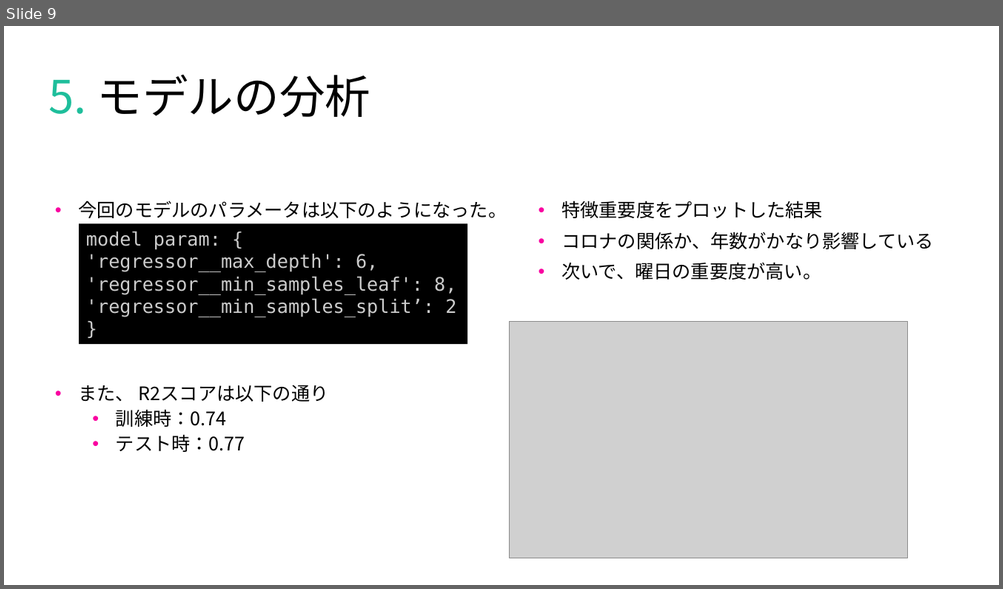
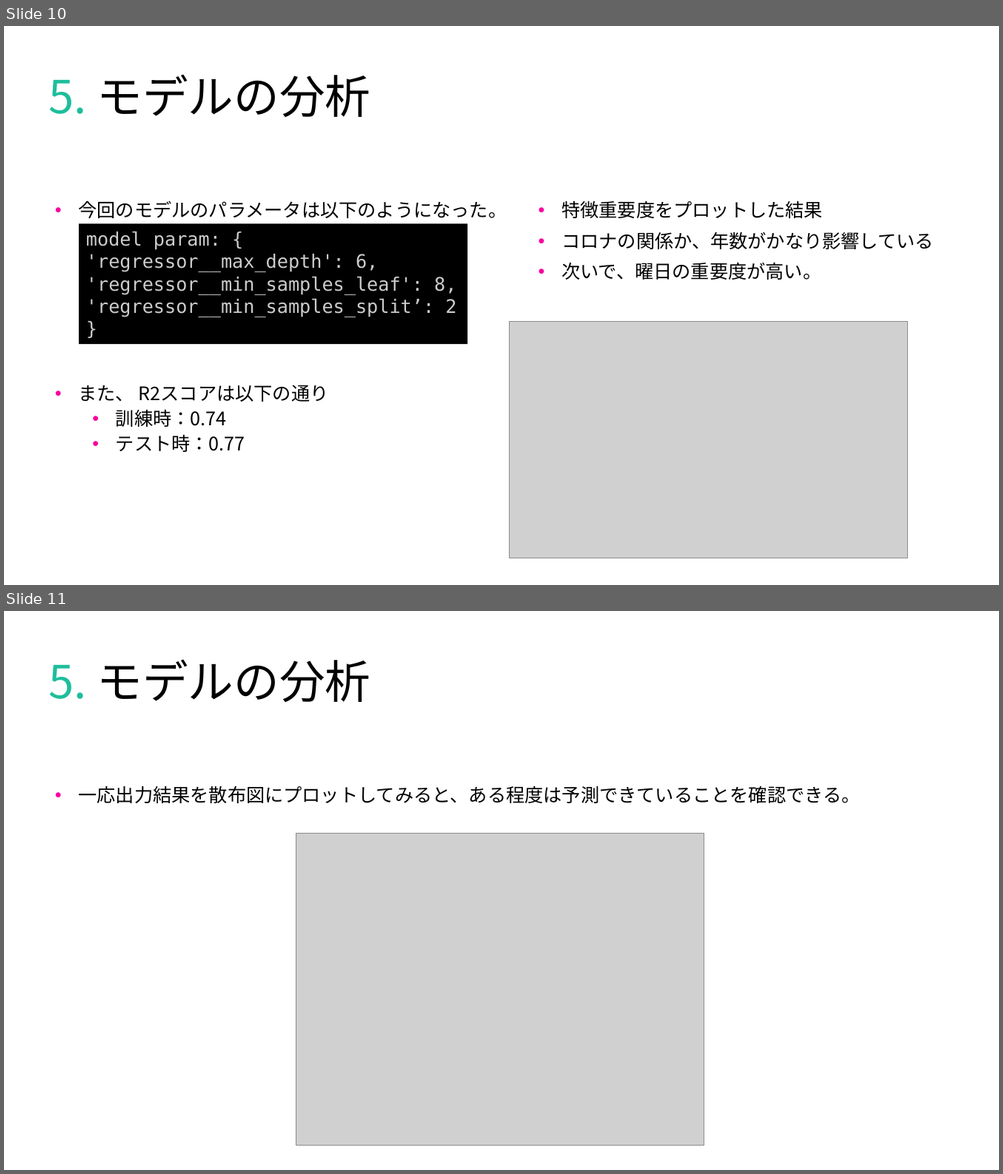
Before and after one commit to tsyu12345/Class_DataScienceEX, a slide deck: 最終課題用/report-23vr008n.pptx. Shown one above the other, each under a label of ours: slide 9 before the commit, slides 10 and 11 after it. The pictures are 1003x589 and 1003x1174 pixels, drawn with LibreOffice and Linux fonts; fonts in the diff are those of the drawing; grey boxes stand for pictures. Boxes give left, top, right and bottom in pixels: in the first picture for what was removed or moved away, otherwise in the second. Text is boxed around its words. In the diff, an @@ line names an element or a change of style, - is before the commit and + after.

```diff
--- a/最終課題用/report-23vr008n.pptx
+++ b/最終課題用/report-23vr008n.pptx
@@ slide 11 added at [4, 611, 999, 1170], background #FFFFFF; not listed: 3 template elements that a slide beside it also shows @@
@@ title added at [48, 659, 371, 702], 44 pt, text #000000 @@
+5. モデルの分析
@@ text added at [78, 786, 859, 803], 18 pt, text #000000 @@
+• 一応出力結果を散布図にプロットしてみると、ある程度は予測できていることを確認できる。
@@ picture added at [296, 833, 703, 1145] @@
@@ what was slide 9 is now slide 10 @@
```
Also in this commit, not shown: 2 slides changed, 4 other slides added, 11 other files.
